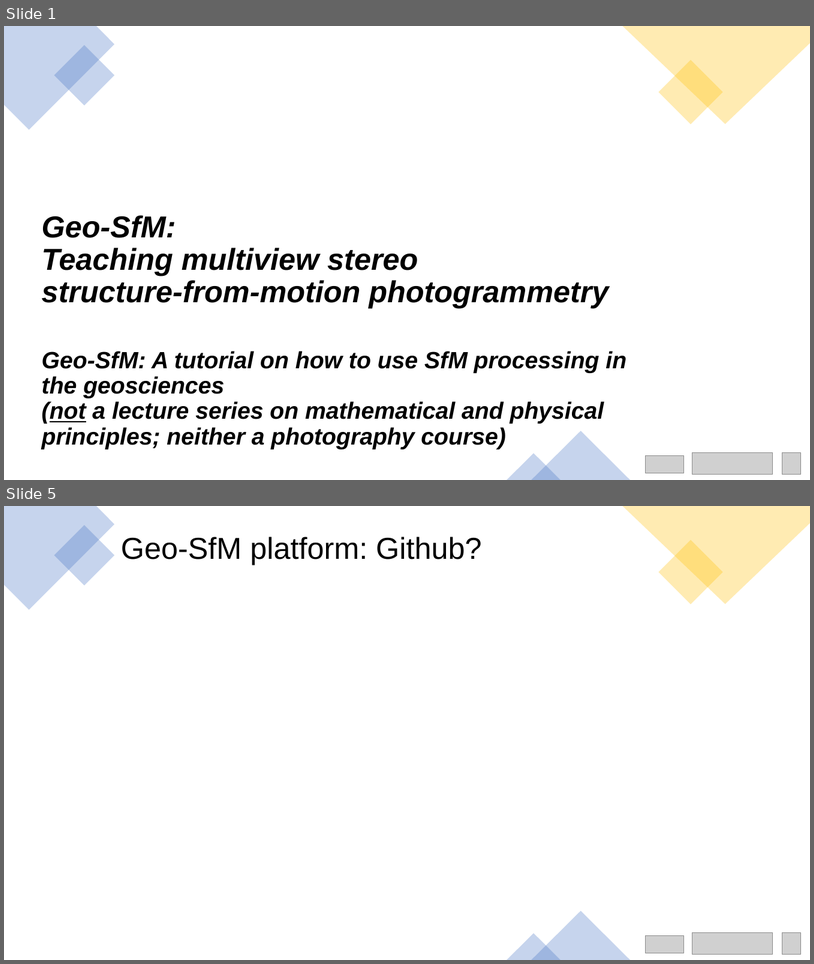
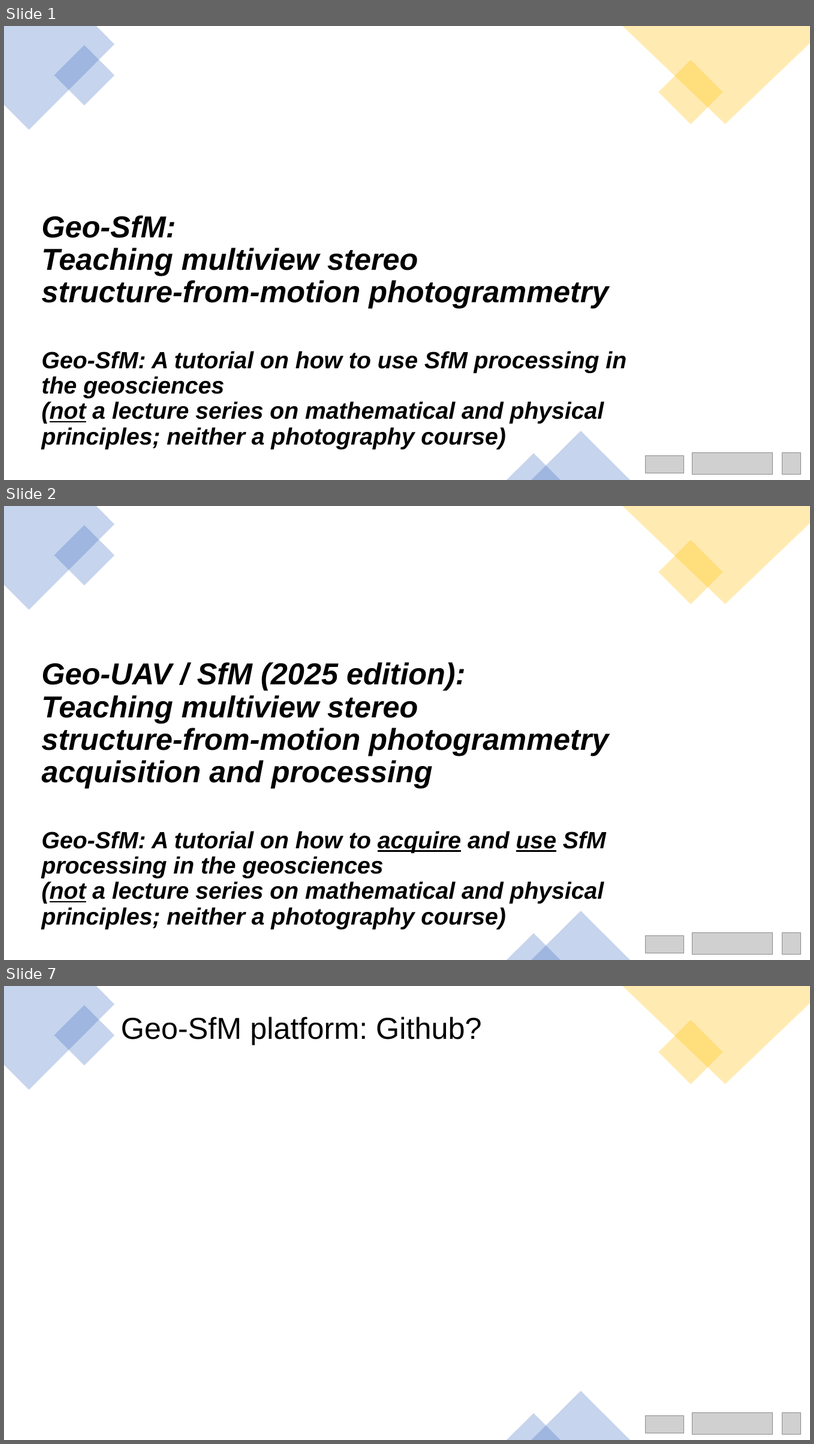
Before and after one commit to UNISvalbard/Geo-SfM, a slide deck: extra/slides/ppt/intro/intro.pptx. Shown one above the other, each under a label of ours: slides 1 and 5 before the commit, slides 1, 2 and 7 after it; the slides between them are not shown. The pictures are 814x964 and 814x1444 pixels, drawn with LibreOffice and Linux fonts; fonts in the diff are those of the drawing; grey boxes stand for pictures. Boxes give left, top, right and bottom in pixels: in the first picture for what was removed or moved away, otherwise in the second. Text is boxed around its words. In the diff, an @@ line names an element or a change of style, - is before the commit and + after.

```diff
--- a/extra/slides/ppt/intro/intro.pptx
+++ b/extra/slides/ppt/intro/intro.pptx
@@ slide 2 added at <box>4,506,810,960</box>, background #FFFFFF @@
@@ freeform shape added at <box>4,506,115,610</box>, fill #4472C4 at 30% opacity @@
@@ freeform shape added at <box>623,506,810,604</box>, fill #FFC000 at 30% opacity @@
@@ rectangle added at <box>54,525,115,586</box>, fill #4472C4 at 30% opacity @@
@@ rectangle added at <box>659,540,723,604</box>, fill #FFC000 at 30% opacity @@
@@ text added at <box>42,662,609,788</box>, 36 pt, text #000000, bold, italic @@
+Geo-UAV / SfM (2025 edition):
+Teaching multiview stereo
+structure-from-motion photogrammetry
+acquisition and processing
@@ text added at <box>42,831,606,929</box>, 28 pt, text #000000, bold, italic @@
+Geo-SfM: A tutorial on how to acquire and use SfM processing in the geosciences
+(not a lecture series on mathematical and physical principles; neither a photography course)
@@ triangle added at <box>531,911,630,960</box>, fill #4472C4 at 30% opacity @@
@@ triangle added at <box>507,933,561,960</box>, fill #4472C4 at 30% opacity @@
@@ picture added at <box>646,935,684,953</box> @@
@@ picture added at <box>693,933,773,954</box> @@
@@ picture added at <box>783,933,801,954</box> @@
@@ what was slide 5 is now slide 7 @@
```
Also in this commit, not shown: 3 slides changed, 1 other slide added, 10 other files.
